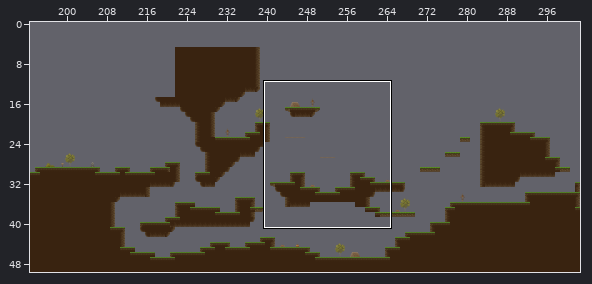
Tiled map, stored at map/nit.tmx. Above: a wide view before the commit, with the close-up outlined.
Close-up. First the earlier version:
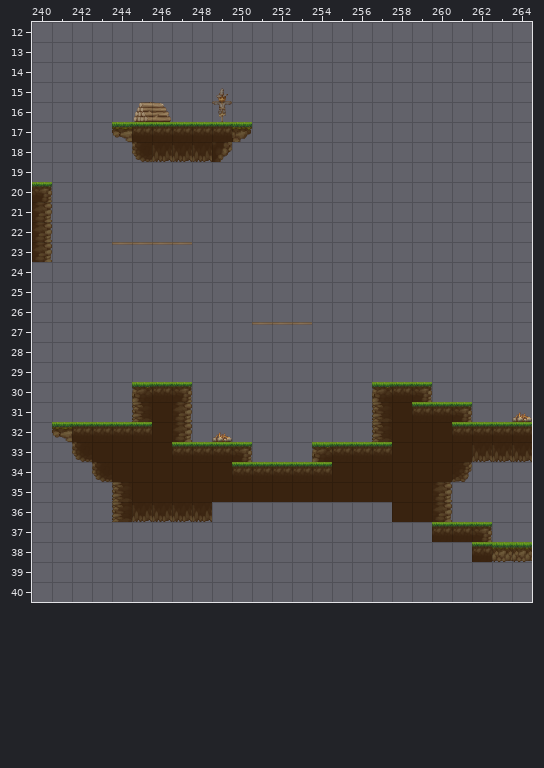
Cells are 48x48 px. Shown: x 240..264, y 12..40. The commit also changed other parts of the map, which this record leaves out. Tiles whose own drawing changed are shown in their newer look in all pictures.
New version:
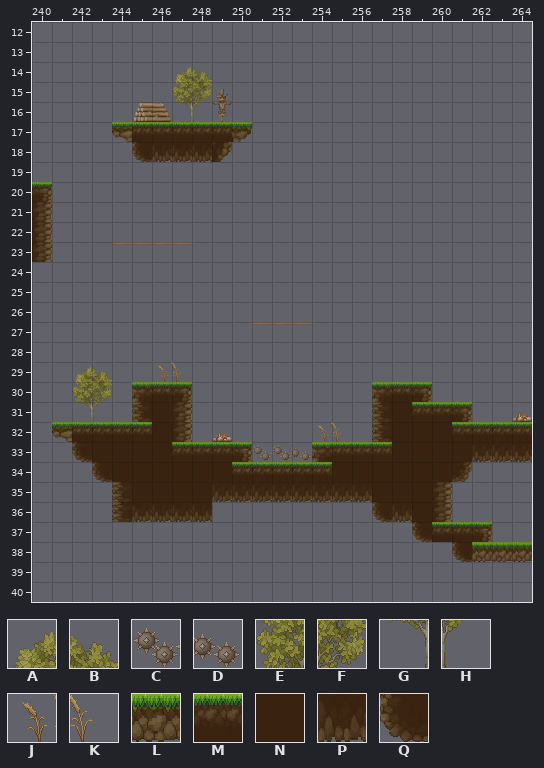
Key: from "tile": A 4, B 5, C 12, D 13, E 14, F 15, G 24, H 25, J 26, K 27, L 31, M 35, N 50, P 54, Q 78.
_ is an empty cell.
From old to new:
Layer "Tile Layer 1":
The author put tile A in row 14 at x 247; in row 29 at x 242.
The author put tile B in row 14 at x 248; in row 29 at x 243.
The author put tile C in row 33 at x 251 to 252.
The author put tile D in row 33 at x 253.
The author put tile E in row 15 at x 247; in row 30 at x 242.
The author put tile F in row 15 at x 248; in row 30 at x 243.
The author put tile G in row 16 at x 247; in row 31 at x 242.
The author put tile H in row 16 at x 248; in row 31 at x 243.
The author put tile J in row 29 at x 246; in row 32 at x 254.
The author put tile K in row 29 at x 247; in row 32 at x 255.
Tile M becomes tile L in row 38 at x 262.
Tile N becomes tile P in row 35 at x 249 to 256; in row 36 at x 258.
The author put tile Q in row 36 at x 257; in row 37 at x 259; in row 38 at x 261.
Changed places in both close-ups, as pixel boxes (x1, y1, x2, y2):
added: (172, 66, 212, 122)
added: (72, 366, 112, 422)
added: (157, 362, 182, 382)
added: (253, 422, 342, 462)
changed: (212, 485, 432, 542)
changed: (452, 542, 492, 562)
